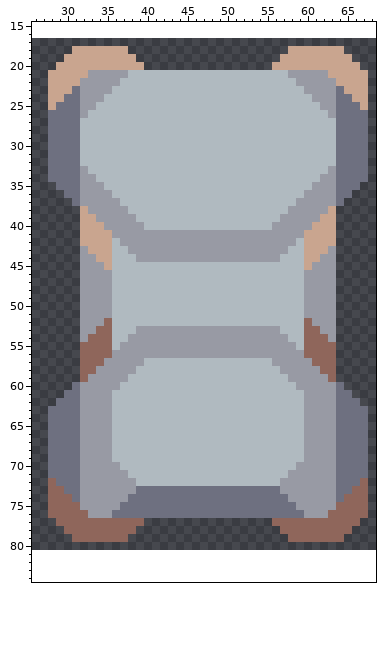
A sprite sheet gets an edit: sprites/units/duotank/duotank.png. Above: the version before the commit.
The file is 64x64 pixels. Pixels under 10% opacity are left out. Colours within 5 levels of each other are drawn and written as one. Shown: x 26..68, y 15..84. The old version is drawn lined up with the new one, on the new canvas.
The result:
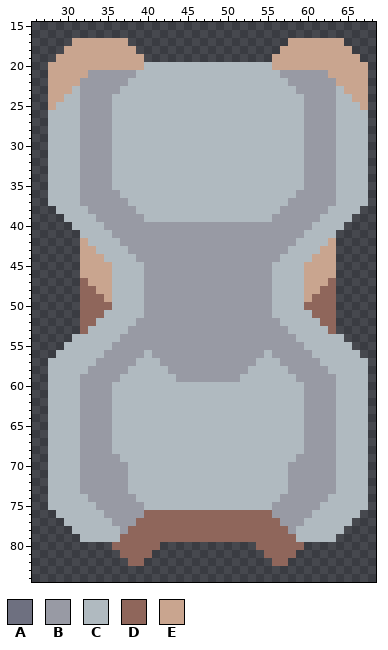
Palette (. is transparent): A #6e7080  B #989aa4  C #b0bac0  D #8f665b  E #c9a58f
From old to new:
canvas 64x64 -> 96x96, the old top-left corner now at 16,17
y 17: x 31..37 ....... -> EEEEEEE; x 58..64 ....... -> EEEEEEE
y 18: x 30 . -> E; x 38 . -> E; x 57 . -> E; x 65 . -> E
y 19: x 29 . -> E; x 39 . -> E; x 56 . -> E; x 66 . -> E
y 20: x 28 . -> E; x 40..55 ................ -> CCCCCCCCCCCCCCCC; x 67 . -> E
y 21: x 38 C -> B; x 57 C -> B
y 22: x 37 C -> B; x 58 C -> B
y 23: x 31 A -> C; x 36 C -> B; x 59 C -> B; x 64 A -> C
y 24: x 30..31 AA -> CC; x 35 C -> B; x 60 C -> B; x 64..65 AA -> CC
y 25: x 29..31 AAA -> CCC; x 34..35 CC -> BB; x 60..61 CC -> BB; x 64..66 AAA -> CCC
y 26: x 28..31 AAAA -> CCCC; x 33..35 CCC -> BBB; x 60..62 CCC -> BBB; x 64..67 AAAA -> CCCC
y 27..32: x 28..35 AAAACCCC -> CCCCBBBB; x 60..67 CCCCAAAA -> BBBBCCCC
y 33: x 28..31 AAAA -> CCCC; x 33..35 CCC -> BBB; x 60..62 CCC -> BBB; x 64..67 AAAA -> CCCC
y 34: x 28..31 AAAA -> CCCC; x 34..35 CC -> BB; x 60..61 CC -> BB; x 64..67 AAAA -> CCCC
y 35: x 28..31 .AAA -> CCCC; x 35 C -> B; x 60 C -> B; x 64..67 AAA. -> CCCC
y 36: x 28..31 ..AA -> CCCC; x 36 C -> B; x 59 C -> B; x 64..67 AA.. -> CCCC
y 37: x 28..31 ...A -> CCCC; x 37 C -> B; x 58 C -> B; x 64..67 A... -> CCCC
y 38: x 29..32 ...E -> CCCC; x 38 C -> B; x 57 C -> B; x 63..66 E... -> CCCC
y 39: x 30..33 ..EE -> CCCC; x 39 C -> B; x 56 C -> B; x 62..65 EE.. -> CCCC
y 40: x 31..34 .EEE -> CCCC; x 40..55 CCCCCCCCCCCCCCCC -> BBBBBBBBBBBBBBBB; x 61..64 EEE. -> CCCC
y 41: x 32..35 EEEE -> CCCC; x 60..63 EEEE -> CCCC
y 42: x 33..35 EEE -> CCC; x 60..62 EEE -> CCC
y 43: x 32 B -> E; x 34..35 EE -> CC; x 60..61 EE -> CC; x 63 B -> E
y 44: x 32..33 BB -> EE; x 35 E -> C; x 60 E -> C; x 62..63 BB -> EE
y 45: x 32..34 BBB -> EEE; x 40..55 CCCCCCCCCCCCCCCC -> BBBBBBBBBBBBBBBB; x 61..63 BBB -> EEE
y 46: x 32..35 BBBB -> EEEE; x 40..55 CCCCCCCCCCCCCCCC -> BBBBBBBBBBBBBBBB; x 60..63 BBBB -> EEEE
y 47: x 32..35 BBBB -> DEEE; x 40..55 CCCCCCCCCCCCCCCC -> BBBBBBBBBBBBBBBB; x 60..63 BBBB -> EEED
y 48: x 32..35 BBBB -> DDEE; x 40..55 CCCCCCCCCCCCCCCC -> BBBBBBBBBBBBBBBB; x 60..63 BBBB -> EEDD
y 49: x 32..35 BBBB -> DDDE; x 40..55 CCCCCCCCCCCCCCCC -> BBBBBBBBBBBBBBBB; x 60..63 BBBB -> EDDD
y 50: x 32..35 BBBB -> DDDD; x 40..55 CCCCCCCCCCCCCCCC -> BBBBBBBBBBBBBBBB; x 60..63 BBBB -> DDDD
y 51: x 32..35 BBBB -> DDDC; x 40..55 CCCCCCCCCCCCCCCC -> BBBBBBBBBBBBBBBB; x 60..63 BBBB -> CDDD
y 52: x 32..35 BBBD -> DDCC; x 39..56 CCCCCCCCCCCCCCCCCC -> BBBBBBBBBBBBBBBBBB; x 60..63 DBBB -> CCDD
y 53: x 32..35 BBDD -> DCCC; x 38 C -> B; x 57 C -> B; x 60..63 DDBB -> CCCD
y 54: x 31..35 .BDDD -> CCCCC; x 37 C -> B; x 58 C -> B; x 60..64 DDDB. -> CCCCC
y 55: x 30..36 ..DDDDC -> CCCCCCB; x 59..65 CDDDD.. -> BCCCCCC
y 56: x 29..35 ...DDDD -> CCCCCCB; x 40 B -> C; x 55 B -> C; x 60..66 DDDD... -> BCCCCCC
y 57: x 28..34 ....DDD -> CCCCCCB; x 39 B -> C; x 42..53 CCCCCCCCCCCC -> BBBBBBBBBBBB; x 56 B -> C; x 61..67 DDD.... -> BCCCCCC
y 58: x 28..33 ....DD -> CCCCCB; x 38 B -> C; x 43..52 CCCCCCCCCC -> BBBBBBBBBB; x 57 B -> C; x 62..67 DD.... -> BCCCCC
y 59: x 28..32 ....D -> CCCCB; x 37 B -> C; x 44..51 CCCCCCCC -> BBBBBBBB; x 58 B -> C; x 63..67 D.... -> BCCCC
y 60: x 28..31 ...A -> CCCC; x 36 B -> C; x 59 B -> C; x 64..67 A... -> CCCC
y 61: x 28..31 ..AA -> CCCC; x 64..67 AA.. -> CCCC
y 62: x 28..31 .AAA -> CCCC; x 64..67 AAA. -> CCCC
y 63..68: x 28..31 AAAA -> CCCC; x 64..67 AAAA -> CCCC
y 69: x 28..31 AAAA -> CCCC; x 36 C -> B; x 59 C -> B; x 64..67 AAAA -> CCCC
y 70: x 28..31 AAAA -> CCCC; x 37 C -> B; x 58 C -> B; x 64..67 AAAA -> CCCC
y 71: x 28..31 AAAA -> CCCC; x 64..67 AAAA -> CCCC
y 72: x 28..31 DAAA -> CCCC; x 38 B -> C; x 57 B -> C; x 64..67 AAAD -> CCCC
y 73: x 28..31 DDAA -> CCCC; x 38..57 BAAAAAAAAAAAAAAAAAAB -> CCCCCCCCCCCCCCCCCCCC; x 64..67 AADD -> CCCC
y 74: x 28..32 DDDAB -> CCCCC; x 38..57 AAAAAAAAAAAAAAAAAAAA -> BCCCCCCCCCCCCCCCCCCB; x 63..67 BADDD -> CCCCC
y 75: x 28..33 DDDDBB -> CCCCCC; x 37..58 AAAAAAAAAAAAAAAAAAAAAA -> BBBCCCCCCCCCCCCCCCCBBB; x 62..67 BBDDDD -> CCCCCC
y 76: x 28..34 DDDDDBB -> .CCCCCC; x 36..59 AAAAAAAAAAAAAAAAAAAAAAAA -> BBBBDDDDDDDDDDDDDDDDBBBB; x 61..67 BBDDDDD -> CCCCCC.
y 77: x 29..38 DDDDDDDDDD -> .CCCCCCBBB; x 40..55 ................ -> DDDDDDDDDDDDDDDD; x 57..66 DDDDDDDDDD -> BBBCCCCCC.
y 78: x 30..37 DDDDDDDD -> .CCCCCCB; x 39..56 .................. -> DDDDDDDDDDDDDDDDDD; x 58..65 DDDDDDDD -> BCCCCCC.
y 79: x 31..36 DDDDDD -> .CCCCC; x 38..57 .................... -> DDDDDDDDDDDDDDDDDDDD; x 59..64 DDDDDD -> CCCCC.
y 80: x 36..41 ...... -> DDDDDD; x 54..59 ...... -> DDDDDD
y 81: x 37..40 .... -> DDDD; x 55..58 .... -> DDDD
y 82: x 38..39 .. -> DD; x 56..57 .. -> DD
Boxes around the changes in both pictures, in picture pixels (x1, y1, x2, y2):
changed: (48, 38, 368, 566)
